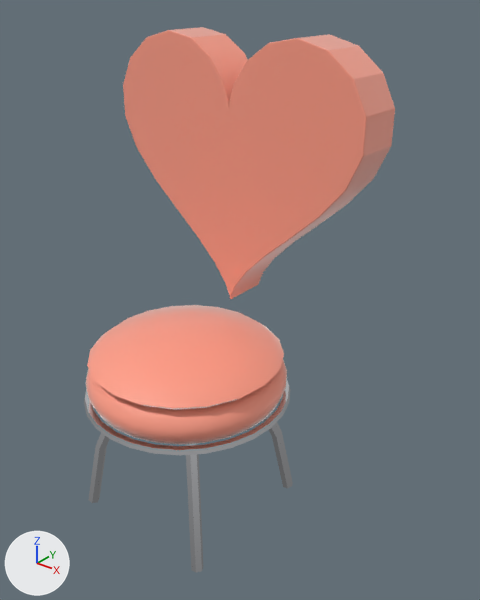
Before and after pictures for a commit that changed the glTF model public/assets/interiors/estudio/chair_heart_pose.glb.
Both versions are drawn from a 50 mm lens placed at (1.115, -1.157, 1.434), pointed at (0.106, 0.104, 0.653). Every picture has the same lights, and +X, +Y and +Z are marked at lower left. The first picture is the older version.

In view in the first picture: 'chair_heart_pose'.
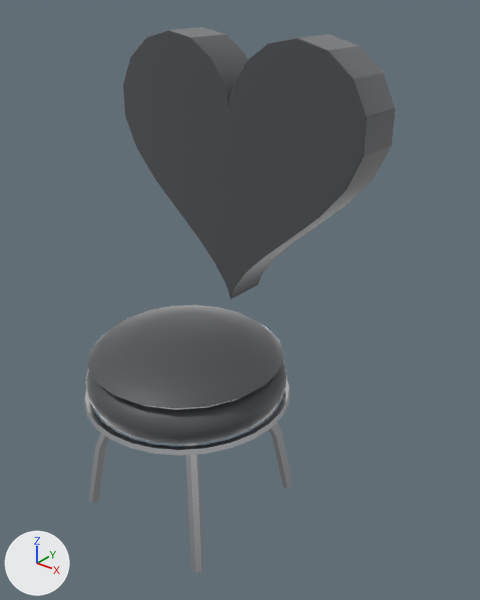
Where the change shows, as pixel boxes (x1, y1, x2, y2) in the pictures (480 x 600 px):
'chair_heart_pose', recoloured (pink to dark grey)
    both: (85, 27, 395, 453)

The change in detail:
Material 'fabric.006' (mat_fabric_006) changes colour from pink #ff9d86 to dark grey #4a4c50; in linear values from (1.0, 0.337, 0.238) to (0.0685, 0.0723, 0.0802).
